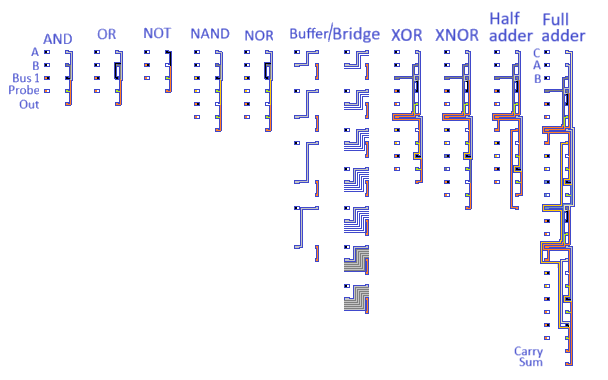
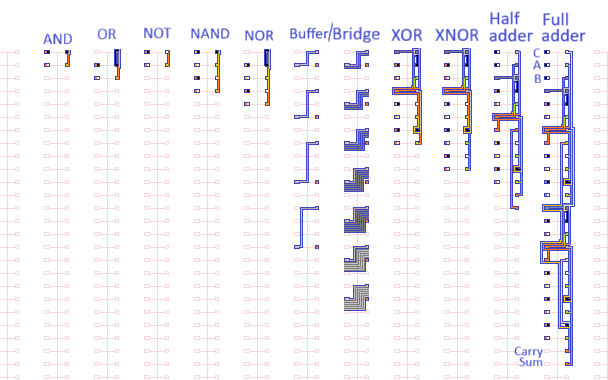
The second 608×380 image is a revision of the first. Changes to its layers:
showed "Background copy" over (0, 47, 608, 380)
added layer "gates_minimal" above "gates" over (44, 48, 608, 376)
renamed "Background copy 2" to "gates", hid it over (9, 47, 608, 376)
